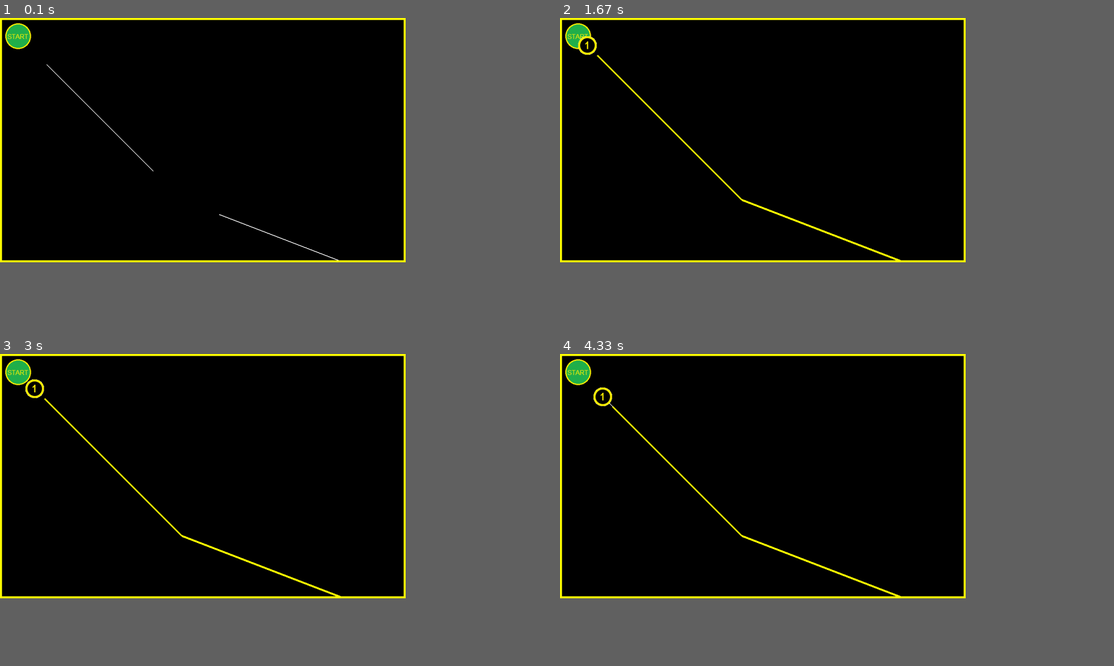
Above: before the commit, frames 1-4 (two rows, left to right).
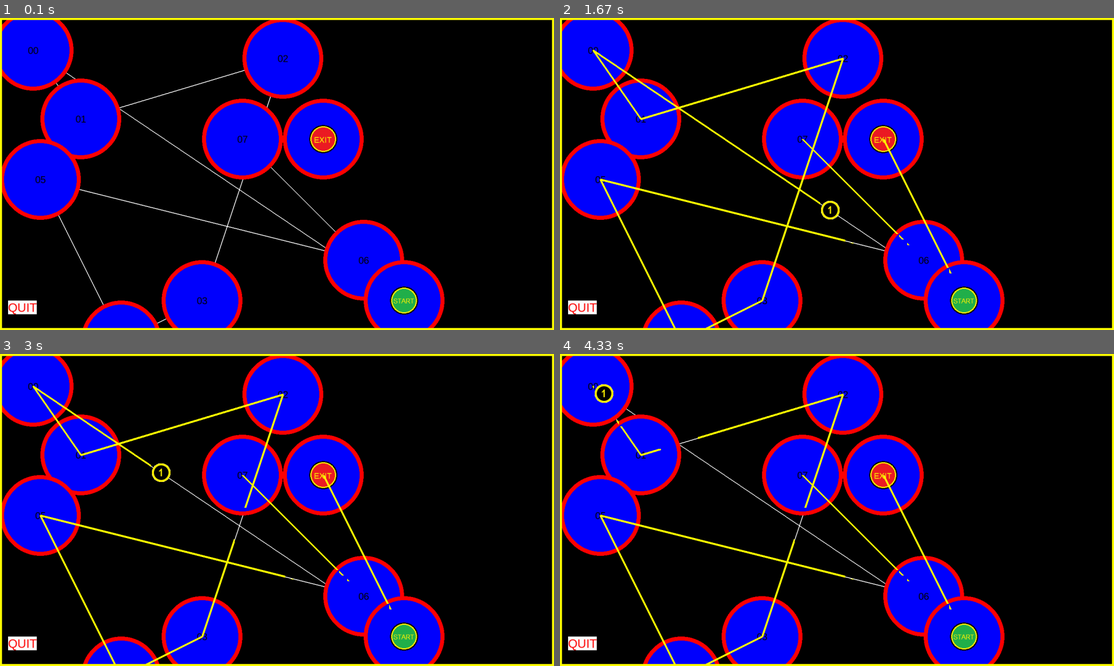
Above: after the commit, the same moments.

Repository: saingledue/PyGame
Game: pygame game, started from pygame-demo-master/pygame_intro/main.py
Same seed, same stepped clock (60 frames per second), same inputs: the game is played once before the commit and once after it.
Inputs:
- Up to frame 1 (0.1 s): no input
- Up to frame 2 (1.67 s): no input
- Up to frame 3 (3 s): no input
- Up to frame 4 (4.33 s): no input
In our replay, the window is 659x397 before the commit and 900x507 after it. These sizes can differ from the game's own. Grey fills any space a smaller window leaves; there, only what the larger window draws over its background counts as a difference.

The runs differ from the first frame. In frame 1, 29% of the frame differs, in the area x 0-100%, y 0-100%; in frame 2, 30%; in frame 3, 30%; in frame 4, 30%.

Commit message:
Finished Lab #05

Diff:
--- a/pygame-demo-master/pygame_intro/button.py
+++ b/pygame-demo-master/pygame_intro/button.py
@@ -26,4 +26,4 @@
         if event.type == pygame.MOUSEBUTTONDOWN:
             if pygame.mouse.get_pressed()[0]:
                 if self.rect.collidepoint(x, y):
-                    return
+                    pygame.quit()
--- a/pygame-demo-master/pygame_intro/config.py
+++ b/pygame-demo-master/pygame_intro/config.py
@@ -2,11 +2,11 @@
 
 # global variables
 
-display_width = 1000  # 1366 by 768 is average laptop screen
-display_height = 600
+display_width = 1366  # 1366 by 768 is average laptop screen
+display_height = 768
 border_width = 5
 clock_speed = 10  # frames per second
-player_speed_fast = 2
+player_speed_fast = 25
 player_speed_slow = 1
 
 node_set = {}
@@ -24,8 +24,8 @@
 
 outer_node_radius = 100
 inner_node_radius = 90
-outer_node_color = pygame.Color("Black")
-inner_node_color = pygame.Color("Black")
+outer_node_color = pygame.Color("Red")
+inner_node_color = pygame.Color("Blue")
 scoreboard_border_color = pygame.Color("Yellow")
 node_text_color = pygame.Color("Black")
 
--- a/pygame-demo-master/pygame_intro/data.py
+++ b/pygame-demo-master/pygame_intro/data.py
@@ -7,18 +7,26 @@
 
 graph_data = [
     [
-        [(450, 450), [1, 2]],
-        [(45, 45), [0]],
-        [(1100, 700), [0]]
+        [(82, 80), [8, 1]],
+        [(200, 250), [0, 2]],
+        [(700, 100), [1, 3]],
+        [(500, 700), [2, 4]],
+        [(300, 800), [3, 5]],
+        [(100, 400), [4, 6]],
+        [(900, 600), [5, 7]],
+        [(600, 300), [6, 9]],
+        [(1000, 700), [0]],
+        [(800, 300), [7]]
     ]
 ]
 
 test_paths = [
-    [1, 0, 2]
+    [8, 0, 1, 2, 3, 4, 5, 6, 7, 8, 9]
 ]
 
 player_data = [
-    ["P1", "../images/1.png", "Yellow"]
+    ["P1", "../images/1.png", "Yellow"],
+    ["P2", "../images/2.png", "Brown"]
 ]
 
 button_data = [
